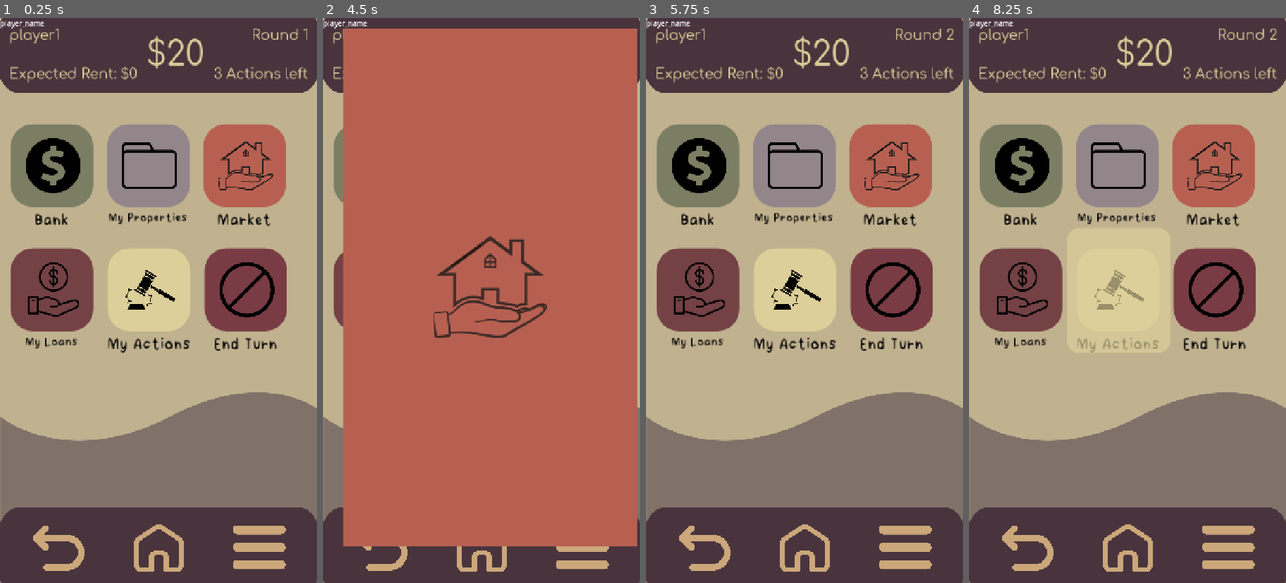
Above: before the commit, frames 1-4 (left to right).
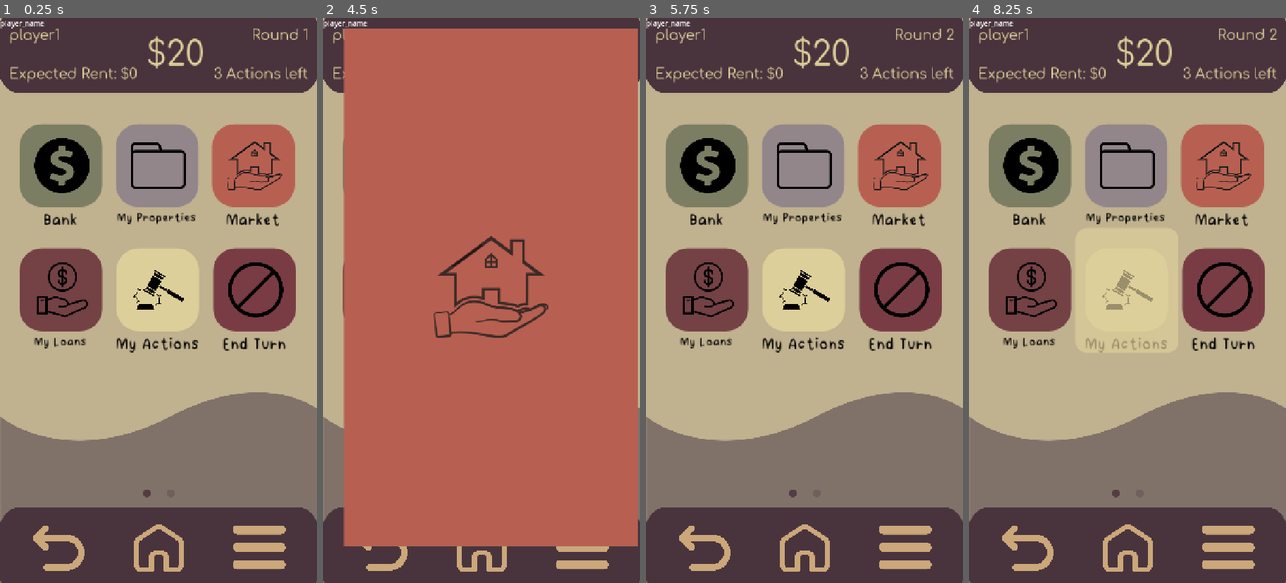
Above: after the commit, the same moments.

Repository: furthew-dev/ad-valorem-pocket
Game: Godot game, scene res://Scenes/home_screen.tscn
Two runs of this game, one before a commit and one after it. Both use one fixed random seed, a clock stepped at 60 frames per second and the inputs below. This scene is started directly instead of the project's main scene.
Inputs (mouse positions are in pixels of both pictures, inside the frame that each line leads up to; where the layout moved, square brackets give the same spot in the first picture):
- Up to frame 1 (0.25 s): no input
- Up to frame 2 (4.5 s): click (481, 549) at 0.5 s; click (576, 289) [567, 289] at 1.25 s; click "Yes" at 2 s; click (383, 164) [373, 164] at 2.75 s; click (481, 164) [471, 164] at 3.5 s; click (576, 164) [567, 164] at 4.25 s
- Up to frame 3 (5.75 s): click (804, 549) at 5 s
- Up to frame 4 (8.25 s): click (1029, 289) [1019, 289] at 5.75 s; click (1127, 549) at 6.5 s; click (1127, 289) [1117, 289] at 7.25 s; click (1127, 549) at 8 s

The runs differ from the first frame. In frame 1, 10% of the frame differs, in the area x 3-94%, y 18-85%; in frame 2, 1.8%; in frame 3, 10%; in frame 4, 9.1%.

Commit message:
Updated Menu Alignment, Added Timer Management, Swipe left to view activity tracker

Diff:
--- a/Scenes/home_screen.tscn
+++ b/Scenes/home_screen.tscn
@@ -115,8 +115,8 @@
 anchors_preset = 5
 anchor_left = 0.5
 anchor_right = 0.5
-offset_left = -250.0
-offset_right = 250.0
+offset_left = -246.8
+offset_right = 323.2
 offset_bottom = 950.0
 grow_horizontal = 2
 theme_override_constants/separation = 25
--- a/Scripts/Global.gd
+++ b/Scripts/Global.gd
@@ -68,11 +68,13 @@
 # `link` makes the banner tappable while it shows: tapping opens that screen
 # (e.g. "You need a Contractor" -> the Market). See LINKS.
 func banner(message: String, link: String = "") -> void:
+	Activity.add(message, "info")
 	Sound.play("notify")
 	banner_requested.emit(message, link)
 
 # Same banner, with the error sound. Use for "you can't do that" messages.
 func error(message: String, link: String = "") -> void:
+	Activity.add(message, "error")
 	Sound.play("error")
 	banner_requested.emit(message, link)
 
@@ -105,6 +107,7 @@
 
 # Shows the standard pop-up with a single OK button and waits until it is closed.
 func show_notice(message: String) -> void:
+	Activity.add(message, "notice")
 	var popup = POPUP_SCENE.instantiate()
 	get_tree().root.add_child(popup)
 	popup.layout(message, "OK", "")
@@ -116,6 +119,7 @@
 # decks/stock were already set up by the host (Market.setup_new_game).
 func start_game() -> void:
 	Stats.reset()
+	Activity.clear()
 	A_CAPACITY = 3
 	PROPERTY_CAPACITY = 4
 	loans.clear()
--- a/Scripts/Turns.gd
+++ b/Scripts/Turns.gd
@@ -124,7 +124,7 @@
 # seconds; then their turn is ended for them and the round moves on.
 func _update_countdown(still_tokens: Array, still_names: Array) -> void:
 	var total := Network.players.size() + Network.away.size()
-	if still_tokens.size() != 1 or total < 2:
+	if still_tokens.size() != 1 or total < 2 or not Network.game_settings.get("turn_timer", true):
 		_stop_countdown()
 		return
 	if _countdown_token == still_tokens[0]:
--- /dev/null
+++ b/Scripts/activity_log.gd
@@ -0,0 +1,43 @@
+extends Node
+## Activity log ("what just happened?"): every banner, notice and money change, every
+## Fortuna drawn, purchases and sales, in the order they happened. Shown on the home
+## screen's second page (swipe left). Autoloaded as "Activity". Saved with the game.
+
+signal added(entry: Dictionary)
+
+const MAX_ENTRIES := 400
+
+# kind: "info" (banners), "error", "gain", "loss", "fortuna_good", "fortuna_bad", "round", "notice"
+var entries: Array = []   # oldest first: {text, kind, round, time}
+
+
+func _ready() -> void:
+	Global.animation_requested.connect(_on_money)
+	Global.round_changed.connect(func(n: int): add("Round %d begins" % n, "round"))
+	Fortunas.fortuna_drawn.connect(func(card: Dictionary):
+		var bad: bool = Fortunas.is_unlucky(card)
+		add("Drew a Fortuna: %s" % card.get("name", "?"), "fortuna_bad" if bad else "fortuna_good"))
+
+func clear() -> void:
+	entries.clear()
+
+func add(text: String, kind: String = "info") -> void:
+	if text.strip_edges() == "":
+		return
+	var entry := {"text": text, "kind": kind, "round": Global.ROUND, "time": Time.get_time_string_from_system()}
+	entries.append(entry)
+	if entries.size() > MAX_ENTRIES:
+		entries = entries.slice(entries.size() - MAX_ENTRIES)
+	added.emit(entry)
+
+func _on_money(type: String, total: int, reason: String) -> void:
+	var text := ("+$%d" if type == "gain" else "-$%d") % total
+	if reason != "":
+		text += "  " + reason
+	add(text, type)   # "gain" / "loss"
+
+func snapshot() -> Array:
+	return entries.duplicate(true)
+
+func restore(saved: Array) -> void:
+	entries = saved.duplicate(true)
--- /dev/null
+++ b/Scripts/activity_page.gd
@@ -0,0 +1,116 @@
+extends Control
+## The home screen's second page (swipe left from the apps): the Activity log, newest at
+## the top, grouped by round. Each line says what happened and when, so a burst of
+## notices (a Fortuna, the insurance paying out, rent...) can be read back in order.
+
+const INK := Color("ddcf99")
+const CARD := Color(0.32549, 0.235294, 0.266667, 0.9)
+const KIND_COLORS := {
+	"gain": Color("4c9a52"), "loss": Color("c94040"),
+	"fortuna_good": Color("4c9a52"), "fortuna_bad": Color("c94040"),
+	"error": Color("d08a3c"), "notice": Color("a78767"), "info": Color("92868b"),
+}
+
+var _list: VBoxContainer
+var _empty: Label
+var _last_round := -1   # round of the newest row shown (for the round headers)
+
+
+func _ready() -> void:
+	mouse_filter = Control.MOUSE_FILTER_IGNORE
+	var card := PanelContainer.new()
+	card.set_anchors_and_offsets_preset(Control.PRESET_FULL_RECT)
+	card.offset_left = 30
+	card.offset_right = -30
+	card.offset_top = 190
+	card.offset_bottom = -230
+	var style := StyleBoxFlat.new()
+	style.bg_color = CARD
+	style.set_corner_radius_all(36)
+	style.content_margin_left = 22
+	style.content_margin_right = 22
+	style.content_margin_top = 16
+	style.content_margin_bottom = 16
+	card.add_theme_stylebox_override("panel", style)
+	add_child(card)
+
+	var box := VBoxContainer.new()
+	box.add_theme_constant_override("separation", 10)
+	card.add_child(box)
+	var title := _label("Activity", 44, INK)
+	title.horizontal_alignment = HORIZONTAL_ALIGNMENT_CENTER
+	box.add_child(title)
+	var sub := _label("Everything that happened, newest first", 18, Color(INK, 0.6))
+	sub.horizontal_alignment = HORIZONTAL_ALIGNMENT_CENTER
+	box.add_child(sub)
+
+	var scroll := ScrollContainer.new()
+	scroll.size_flags_vertical = Control.SIZE_EXPAND_FILL
+	scroll.horizontal_scroll_mode = ScrollContainer.SCROLL_MODE_DISABLED
+	box.add_child(scroll)
+	_list = VBoxContainer.new()
+	_list.size_flags_horizontal = Control.SIZE_EXPAND_FILL
+	_list.add_theme_constant_override("separation", 8)
+	scroll.add_child(_list)
+	_empty = _label("Nothing yet. Notices, Fortunas, purchases and sales will show up here.", 22, Color(INK, 0.7))
+	_empty.horizontal_alignment = HORIZONTAL_ALIGNMENT_CENTER
+	_empty.autowrap_mode = TextServer.AUTOWRAP_WORD_SMART
+	box.add_child(_empty)
+
+	for entry in Activity.entries:
+		_add_row(entry)
+	_empty.visible = Activity.entries.is_empty()
+	Activity.added.connect(func(entry: Dictionary):
+		_add_row(entry)
+		_empty.visible = false)
+
+# Newest go on top, so each new row is inserted at index 0 (with a round header above it
+# when the round changes).
+func _add_row(entry: Dictionary) -> void:
+	var kind: String = entry.get("kind", "info")
+	if kind == "round":
+		_list.add_child(_round_header(entry))
+		_list.move_child(_list.get_child(_list.get_child_count() - 1), 0)
+		_last_round = int(entry.get("round", 0))
+		return
+	var row := HBoxContainer.new()
+	row.add_theme_constant_override("separation", 12)
+	var dot := Panel.new()   # colour says what kind of line it is
+	var dot_style := StyleBoxFlat.new()
+	dot_style.bg_color = KIND_COLORS.get(kind, KIND_COLORS["info"])
+	dot_style.set_corner_radius_all(8)
+	dot.add_theme_stylebox_override("panel", dot_style)
+	dot.custom_minimum_size = Vector2(14, 14)
+	dot.size_flags_vertical = Control.SIZE_SHRINK_CENTER
+	row.add_child(dot)
+	var words := VBoxContainer.new()
+	words.size_flags_horizontal = Control.SIZE_EXPAND_FILL
+	words.add_theme_constant_override("separation", 0)
+	var text := _label(str(entry.get("text", "")), 23, INK)
+	text.autowrap_mode = TextServer.AUTOWRAP_WORD_SMART
+	words.add_child(text)
+	words.add_child(_label("Round %d  ·  %s" % [int(entry.get("round", 0)), entry.get("time", "")], 15, Color(INK, 0.55)))
+	row.add_child(words)
+	_list.add_child(row)
+	_list.move_child(row, 0)
+
+func _round_header(entry: Dictionary) -> Control:
+	var header := HBoxContainer.new()
+	header.add_theme_constant_override("separation", 10)
+	for side in 2:
+		var line := ColorRect.new()
+		line.color = Color(INK, 0.3)
+		line.custom_minimum_size = Vector2(0, 2)
+		line.size_flags_horizontal = Control.SIZE_EXPAND_FILL
+		line.size_flags_vertical = Control.SIZE_SHRINK_CENTER
+		header.add_child(line)
+		if side == 0:
+			header.add_child(_label(str(entry.get("text", "")), 20, Color(INK, 0.8)))
+	return header
+
+func _label(text: String, size: int, color: Color) -> Label:
+	var label := Label.new()
+	label.text = text
+	label.add_theme_font_size_override("font_size", size)
+	label.add_theme_color_override("font_color", color)
+	return label
--- a/Scripts/home_screen.gd
+++ b/Scripts/home_screen.gd
@@ -32,6 +32,7 @@
 	_setup_tiles()
 	_let_taps_through($Apps)
 	end_turn_btn.disabled = Turns.my_turn_done
+	_setup_pages()
 	_shrink_back_from_app()
 	Turns.waiting_changed.connect(func(_names): end_turn_btn.disabled = Turns.my_turn_done)
 
@@ -108,6 +109,18 @@
 			_start_drag(_pressed_tile)
 
 func _input(event: InputEvent) -> void:
+	if event is InputEventMouseButton and event.button_index == MOUSE_BUTTON_LEFT and event.pressed:
+		_swipe_start = event.position
+		_swipe_tracking = not _blocked_by_overlay(event.position)
+		_swiping = false
+	if event is InputEventMouseMotion and _swipe_tracking and not _dragging:
+		var moved: Vector2 = event.position - _swipe_start
+		if not _swiping and absf(moved.x) > DRAG_START and absf(moved.x) > absf(moved.y) * 1.5:
+			_swiping = true   # a sideways swipe turns the page instead of picking up an app
+			_pressed_tile = null
+		if _swiping:
+			_place_pages(moved.x)
+			return
 	if event is InputEventMouseMotion and _pressed_tile:
 		var pos: Vector2 = event.position
 		if not _dragging and pos.distance_to(_press_pos) > DRAG_START:
@@ -115,6 +128,9 @@
 		if _dragging:
 			_move_ghost(pos)
 	elif event is InputEventMouseButton and event.button_index == MOUSE_BUTTON_LEFT and not event.pressed:
+		if _swiping:
+			_end_swipe(event.position.x - _swipe_start.x)
+		_swipe_tracking = false
 		if _dragging:
 			_drop(event.position)
 		_pressed_tile = null
@@ -263,3 +279,122 @@
 func _on_end_turn_confirmed() -> void:
 	end_turn_btn.disabled = true   # re-enabled when the next round starts
 	Global.end_turn()
+
+
+## ---- PAGES: apps | activity ----
+# Like a phone's home screen: swipe left for the Activity log, right to come back.
+# The two dots above the bottom bar show which page is up (and can be tapped).
+const ActivityPage = preload("res://Scripts/activity_page.gd")
+const PAGE_COUNT := 2
+var _page := 0
+var _activity: Control
+var _dots: Array[Panel] = []
+var _apps_home_x := 0.0
+var _swipe_start := Vector2.ZERO
+var _swipe_tracking := false
+var _swiping := false
+var _page_tween: Tween
+
+func _setup_pages() -> void:
+	_activity = ActivityPage.new()
+	_activity.set_anchors_and_offsets_preset(Control.PRESET_FULL_RECT)
+	add_child(_activity)
+	move_child(_activity, ui_menu_frame.get_index())   # under the header and bottom bar
+	var dots := HBoxContainer.new()
+	dots.set_anchors_and_offsets_preset(Control.PRESET_CENTER_BOTTOM)
+	dots.grow_horizontal = Control.GROW_DIRECTION_BOTH
+	dots.grow_vertical = Control.GROW_DIRECTION_BEGIN
+	dots.offset_bottom = -186
+	dots.offset_left = -60
+	dots.offset_right = 60
+	dots.alignment = BoxContainer.ALIGNMENT_CENTER
+	dots.add_theme_constant_override("separation", 18)
+	for i in PAGE_COUNT:
+		var dot := Panel.new()
+		dot.custom_minimum_size = Vector2(36, 36)   # a comfortable tap target...
+		var style := StyleBoxFlat.new()   # ...drawn as a small dot in the middle
+		style.bg_color = Color("533c44")
+		style.set_corner_radius_all(9)
+		style.set_expand_margin_all(-9)
+		dot.add_theme_stylebox_override("panel", style)
+		dot.gui_input.connect(func(event: InputEvent):
+			if event is InputEventMouseButton and event.pressed and event.button_index == MOUSE_BUTTON_LEFT:
+				_go_to_page(i))
+		dots.add_child(dot)
+		_dots.append(dot)
+	add_child(dots)
+	move_child(dots, ui_menu_frame.get_index())
+	get_viewport().size_changed.connect(func(): _place_pages.call_deferred(0.0))
+	_remember_apps_spot.call_deferred()
+
+func _remember_apps_spot() -> void:
+	_apps_home_x = $Apps.position.x
+	_place_pages(0.0)
+
+func _page_width() -> float:
+	return get_viewport().get_visible_rect().size.x
+
+# drag: how far the finger has moved sideways (0 = resting on the current page).
+func _place_pages(drag: float) -> void:
+	var width := _page_width()
+	if (_page == 0 and drag > 0) or (_page == PAGE_COUNT - 1 and drag < 0):
+		drag *= 0.3   # rubber band past the first / last page
+	var shift := -_page * width + drag
+	$Apps.position.x = _apps_home_x + shift
+	_activity.position.x = width + shift
+	_update_dots()
+
+func _update_dots() -> void:
+	for i in _dots.size():
+		_dots[i].modulate.a = 1.0 if i == _page else 0.35
+
+func _end_swipe(drag: float) -> void:
+	_swiping = false
+	_swallow_tap = true   # the release must not also open an app
+	_clear_swallow.call_deferred()
+	var target := _page
+	if drag < -_page_width() * 0.18:
+		target = mini(_page + 1, PAGE_COUNT - 1)
+	elif drag > _page_width() * 0.18:
+		target = maxi(_page - 1, 0)
+	_go_to_page(target, drag)
+
+func _go_to_page(page: int, from_drag: float = 0.0) -> void:
+	var width := _page_width()
+	if (_page == 0 and from_drag > 0) or (_page == PAGE_COUNT - 1 and from_drag < 0):
+		from_drag *= 0.3
+	var start := -_page * width + from_drag
+	if page != _page:
+		Sound.play("switch")
+	_page = page
+	_update_dots()
+	var finish := -_page * width
+	if _page_tween:
+		_page_tween.kill()
+	_page_tween = create_tween().set_trans(Tween.TRANS_CUBIC).set_ease(Tween.EASE_OUT)
+	_page_tween.tween_method(func(shift: float):
+		$Apps.position.x = _apps_home_x + shift
+		_activity.position.x = width + shift, start, finish, 0.3)
+
+# A pop-up or card is open on top (something on a higher layer that takes taps covers
+# the spot): leave the pages alone.
+func _blocked_by_overlay(point: Vector2) -> bool:
+	for node in get_tree().root.find_children("*", "CanvasLayer", true, false):
+		var canvas := node as CanvasLayer
+		if canvas == self or canvas.layer <= layer or not canvas.visible:
+			continue
+		for child in canvas.get_children():
+			if _covers(child, point):
+				return true
+	return false
+
+func _covers(node: Node, point: Vector2) -> bool:
+	if not node is Control or not (node as Control).is_visible_in_tree():
+		return false
+	var control := node as Control
+	if control.mouse_filter != Control.MOUSE_FILTER_IGNORE and control.get_global_rect().has_point(point):
+		return true
+	for child in control.get_children():
+		if _covers(child, point):
+			return true
+	return false
--- a/Scripts/lobby_settings_popup.gd
+++ b/Scripts/lobby_settings_popup.gd
@@ -16,6 +16,7 @@
 const ROW_FONT := 38
 
 var _boxes: Dictionary = {}   # key -> LineEdit
+var _timer_switch: InkSwitch
 var _buttons: Array = []
 var _error: Label
 
@@ -43,8 +44,8 @@
 
 	var box := VBoxContainer.new()
 	box.set_anchors_and_offsets_preset(Control.PRESET_CENTER)
-	box.offset_left = -179
-	box.offset_right = 221
+	box.offset_left = -175   # centred on the paper, with a margin each side
+	box.offset_right = 175
 	box.offset_top = -230
 	box.offset_bottom = 290
 	box.add_theme_constant_override("separation", 8)
@@ -83,6 +84,18 @@
 		line.add_child(field)
 		box.add_child(line)
 		_boxes[key] = field
+
+	# Last-player timer: when everyone else has ended their turn, the last player gets
+	# 30 seconds before their turn is ended for them.
+	var timer_line := HBoxContainer.new()
+	var timer_label := _label("30s Last-Turn Timer:", ROW_FONT)
+	timer_label.horizontal_alignment = HORIZONTAL_ALIGNMENT_LEFT
+	timer_label.size_flags_horizontal = Control.SIZE_EXPAND_FILL
+	timer_line.add_child(timer_label)
+	_timer_switch = InkSwitch.new()
+	_timer_switch.button_pressed = Network.game_settings.get("turn_timer", true)
+	timer_line.add_child(_timer_switch)
+	box.add_child(timer_line)
 
 	_error = _label("", 30)
 	_error.add_theme_color_override("font_color", ERROR_INK)
@@ -141,6 +154,7 @@
 	for key in _boxes:
 		var text: String = _boxes[key].text.strip_edges()
 		values[key] = int(text) if text.is_valid_int() else -1   # -1 fails the range check
+	values["turn_timer"] = _timer_switch.button_pressed
 	return values
 
 func _save() -> void:
--- a/Scripts/market_actions.gd
+++ b/Scripts/market_actions.gd
@@ -136,6 +136,7 @@
 			Actions.actions_owned.append(key)
 	Global.action_used()
 
+	Activity.add("Bought %s for $%d" % [action_name, selected_action["cost"]], "info")
 	await _show_message("%s has been added to %s." % [action_name, where])
 	_buying_key = ""
 	if is_instance_valid(card):
--- a/Scripts/net/Network.gd
+++ b/Scripts/net/Network.gd
@@ -16,7 +16,7 @@
 signal host_back
 
 # Host-adjustable game settings (lobby > Game Settings). Synced to everyone.
-const DEFAULT_SETTINGS := {"start_cash": 20, "start_properties": 4, "end_goal": 200}
+const DEFAULT_SETTINGS := {"start_cash": 20, "start_properties": 4, "end_goal": 200, "turn_timer": true}
 const SETTING_LIMITS := {"start_cash": [0, 100], "start_properties": [0, 4], "end_goal": [100, 750]}
 
 const MAX_PLAYERS := 8
--- a/Scripts/property_info.gd
+++ b/Scripts/property_info.gd
@@ -98,6 +98,7 @@
 		fair_condition.visible = condition == "fair"
 		poor_condition.visible = condition == "poor"
 		contractor.visible = Actions.actions_owned.has("contractor") and condition != "excellent"
+		_nudge_contractor()
 	else:
 		# Fixed-value property: only the single value/rent row is meaningful.
 		excellent.visible = false
@@ -333,6 +334,55 @@
 	Global.banner("SkyBnB applied. Rent doubled.")
 	_refresh(before)
 
+# A Contractor could upgrade this property: the hammer gives a little shake every couple
+# of seconds and an "Upgrade?" tag (like the money notices) sits beside it. Tapping
+# either uses the Contractor.
+const NUDGE_GREEN := Color("4c9a52")
+var _upgrade_tag: Panel
+var _nudge_tween: Tween
+
+func _nudge_contractor() -> void:
+	if _nudge_tween:
+		_nudge_tween.kill()
+		_nudge_tween = null
+	contractor.rotation = 0.0
+	contractor.scale = Vector2.ONE
+	if _upgrade_tag:
+		_upgrade_tag.visible = contractor.visible
+	if not contractor.visible:
+		return
+	if _upgrade_tag == null:
+		_upgrade_tag = Panel.new()
+		var style := StyleBoxFlat.new()
+		style.bg_color = NUDGE_GREEN.darkened(0.15)
+		style.set_corner_radius_all(26)
+		_upgrade_tag.add_theme_stylebox_override("panel", style)
+		var label := Label.new()
+		label.text = "Upgrade?"
+		label.add_theme_font_size_override("font_size", 26)
+		label.add_theme_color_override("font_color", Color("f6f2e1"))
+		label.horizontal_alignment = HORIZONTAL_ALIGNMENT_CENTER
+		label.vertical_alignment = VERTICAL_ALIGNMENT_CENTER
+		label.set_anchors_and_offsets_preset(Control.PRESET_FULL_RECT)
+		label.mouse_filter = Control.MOUSE_FILTER_IGNORE
+		_upgrade_tag.add_child(label)
+		_upgrade_tag.size = Vector2(150, 52)
+		_upgrade_tag.position = contractor.position + Vector2(contractor.size.x + 10, (contractor.size.y - 52) / 2.0)
+		_upgrade_tag.z_index = contractor.z_index
+		_upgrade_tag.mouse_default_cursor_shape = Control.CURSOR_POINTING_HAND
+		_upgrade_tag.gui_input.connect(func(event: InputEvent):
+			if event is InputEventMouseButton and event.pressed and event.button_index == MOUSE_BUTTON_LEFT:
+				_on_use_contractor_pressed())
+		contractor.add_sibling(_upgrade_tag)   # beside the hammer, so it doesn't shake with it
+		_upgrade_tag.modulate.a = 0.0
+		_upgrade_tag.create_tween().tween_property(_upgrade_tag, "modulate:a", 1.0, 0.4).set_delay(0.3)
+	contractor.pivot_offset = contractor.size / 2.0
+	_nudge_tween = contractor.create_tween().set_loops()
+	_nudge_tween.tween_interval(1.6)
+	for angle in [0.18, -0.18, 0.14, -0.12, 0.06, 0.0]:
+		_nudge_tween.tween_property(contractor, "rotation", angle, 0.06)
+	_nudge_tween.parallel().tween_property(contractor, "scale", Vector2.ONE, 0.1)
+
 func _on_use_contractor_pressed() -> void:
 	if not _has_action_left():
 		return
--- a/Scripts/save_game.gd
+++ b/Scripts/save_game.gd
@@ -128,6 +128,7 @@
 		"round_progress": Global.round_progress.duplicate(),
 		"settings": Network.game_settings.duplicate(),
 		"stats": Stats.snapshot(),
+		"activity": Activity.snapshot(),
 	}
 
 func _shared_state() -> Dictionary:
@@ -180,6 +181,7 @@
 	Global.ACTIONS = p["actions"]
 	Global.round_progress = p.get("round_progress", {}).duplicate()
 	Stats.restore(p.get("stats", {}))
+	Activity.restore(p.get("activity", []))
 	Global.erase_scenes()
 
 # Host only: the shared market and decks.
--- a/Scripts/sell_property.gd
+++ b/Scripts/sell_property.gd
@@ -98,6 +98,12 @@
 		Actions.consume("listing_agent")
 	Global.SOLD = roll <= odds
 	print("Rolled %d, sold: %s" % [roll, Global.SOLD])
+	var sale_name: String = str(_selected_property().get("name", "Property"))
+	var how := "Listing Agent" if using_agent else "private sale"
+	if Global.SOLD:
+		Activity.add("Sold %s by %s (rolled %d)" % [sale_name, how, roll], "info")
+	else:
+		Activity.add("%s didn't sell by %s (rolled %d)" % [sale_name, how, roll], "error")
 	var price := 0
 	if Global.SOLD:
 		var property := _selected_property()
--- a/Scripts/settings_popup.gd
+++ b/Scripts/settings_popup.gd
@@ -36,8 +36,8 @@
 
 	var box := VBoxContainer.new()   # same writing area as pop_up.tscn
 	box.set_anchors_and_offsets_preset(Control.PRESET_CENTER)
-	box.offset_left = -179
-	box.offset_right = 221
+	box.offset_left = -175   # centred on the paper, with a margin each side
+	box.offset_right = 175
 	box.offset_top = -230
 	box.offset_bottom = 290
 	box.add_theme_constant_override("separation", 10)
--- a/Scripts/ui_menu_frame.gd
+++ b/Scripts/ui_menu_frame.gd
@@ -329,7 +329,22 @@
 	_waiting_hint.add_theme_font_size_override("font_size", 18)
 	_waiting_hint.modulate.a = 0.85
 	lines.add_child(_waiting_hint)
-	_waiting_bar.add_child(lines)
+	lines.size_flags_horizontal = Control.SIZE_EXPAND_FILL
+	var row := HBoxContainer.new()   # the message, and an × to put it away
+	row.mouse_filter = Control.MOUSE_FILTER_IGNORE
+	row.add_theme_constant_override("separation", 6)
+	row.add_child(lines)
+	var close := Button.new()
+	close.text = "×"
+	close.flat = true
+	close.focus_mode = Control.FOCUS_NONE
+	close.custom_minimum_size = Vector2(56, 56)
+	close.size_flags_vertical = Control.SIZE_SHRINK_CENTER
+	close.add_theme_font_size_override("font_size", 40)
+	close.add_theme_stylebox_override("focus", StyleBoxEmpty.new())
+	close.pressed.connect(_dismiss_waiting_bar)
+	row.add_child(close)
+	_waiting_bar.add_child(row)
 	_waiting_bar.gui_input.connect(_on_waiting_bar_input)
 	_waiting_bar.visible = false
 	holder.add_child(_waiting_bar)
@@ -342,8 +357,23 @@
 func _urgent() -> bool:   # everyone is waiting on me
 	return Turns.countdown_name != "" and Turns.countdown_name == Turns.my_name() and not Turns.my_turn_done
 
+# The × hides the bar (it can sit over a screen's own buttons) until something changes:
+# someone else finishes, a countdown starts... Remembered across screens.
+static var _dismissed_key := "-"
+
+func _waiting_key() -> String:
+	return "%s|%s|%s|%s|%d" % [_urgent(), Turns.my_turn_done, Turns.waiting_on, Turns.countdown_name, Global.ROUND]
+
+func _dismiss_waiting_bar() -> void:
+	Sound.play("back")
+	_dismissed_key = _waiting_key()
+	_waiting_bar.visible = false
+
 func _refresh_waiting_bar() -> void:
 	if _waiting_bar == null:
+		return
+	if _waiting_key() == _dismissed_key:
+		_waiting_bar.visible = false
 		return
 	var names := Turns.waiting_on
 	if _urgent():
@@ -366,7 +396,7 @@
 	_waiting_bar.mouse_filter = Control.MOUSE_FILTER_STOP if can_poke else Control.MOUSE_FILTER_IGNORE
 
 func _process(_delta: float) -> void:
-	if Turns.countdown_name != "" and _waiting_bar and _waiting_bar.visible:
+	if Turns.countdown_name != "" and _waiting_bar and (_waiting_bar.visible or _urgent()):
 		_refresh_waiting_bar()   # the seconds tick down
 
 func _on_waiting_bar_input(event: InputEvent) -> void:
--- a/project.godot
+++ b/project.godot
@@ -32,6 +32,7 @@
 SaveGame="*res://Scripts/save_game.gd"
 ColorTheme="*res://Scripts/color_theme.gd"
 Stats="*res://Scripts/Stats.gd"
+Activity="*res://Scripts/activity_log.gd"
 
 [display]
 
Not shown, added: Scripts/activity_log.gd.uid
Not shown, added: Scripts/activity_page.gd.uid
Not shown, changed: docs/index.pck
